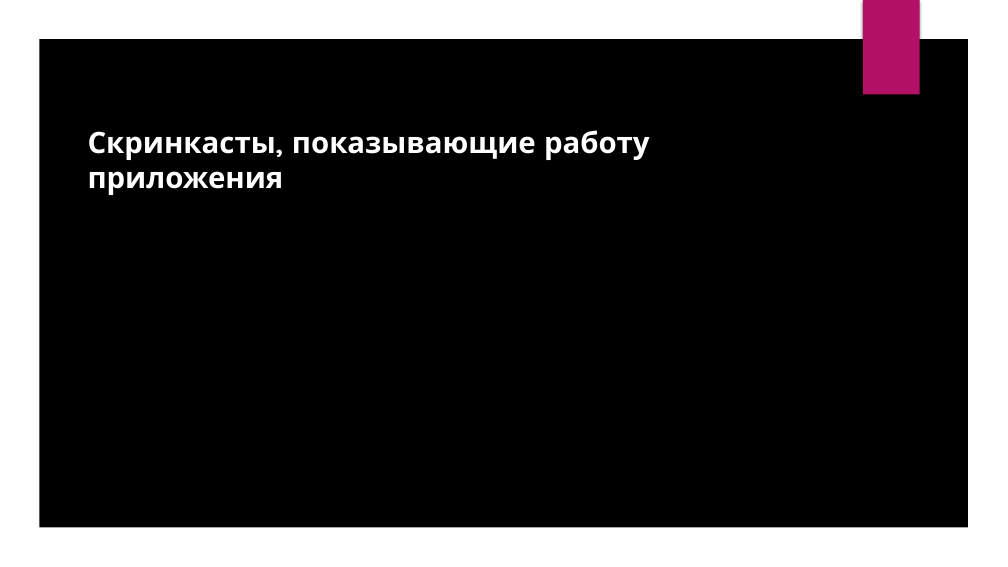
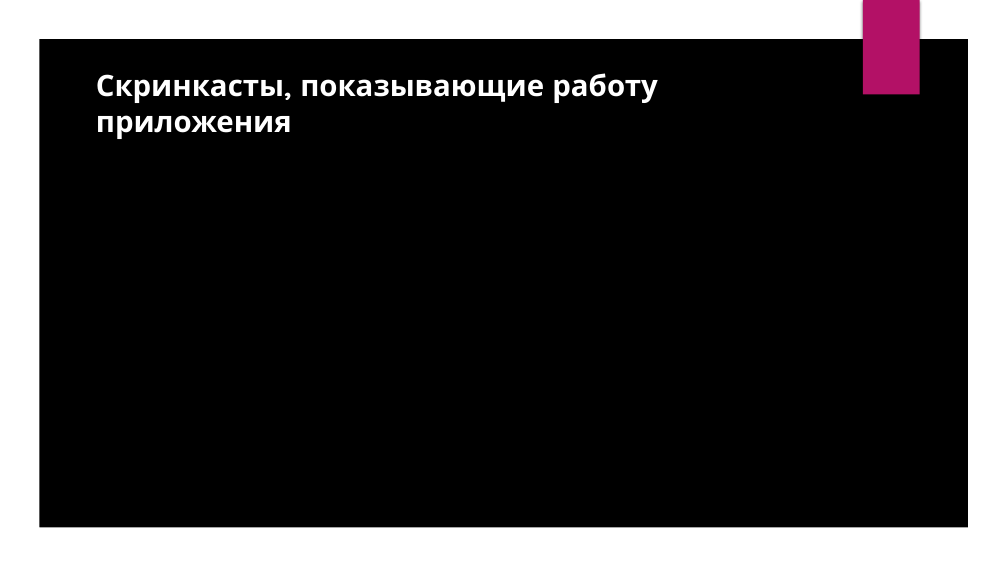
Before and after one commit to VeraPavlovskaya/PyGameProject, a slide deck: slide 7 of presentation.pptx. Drawn at 1008x567 pixels with LibreOffice and Linux fonts; fonts in the diff are those of the drawing; background and template pictures are left out. Boxes give left, top, right and bottom in pixels: in the first picture for what was removed or moved away, otherwise in the second. Text is boxed around its words. In the diff, an @@ line names an element or a change of style, - is before the commit and + after.

```diff
--- a/presentation.pptx
+++ b/presentation.pptx
@@ title "Скринкасты, показывающие работу приложения": place and size @@
-title "Скринкасты, показывающие работу приложения" at (88,130,649,195)
+title "Скринкасты, показывающие работу приложения" at (96,73,657,139)
```
Also in this commit, not shown: 4 other slides changed.
